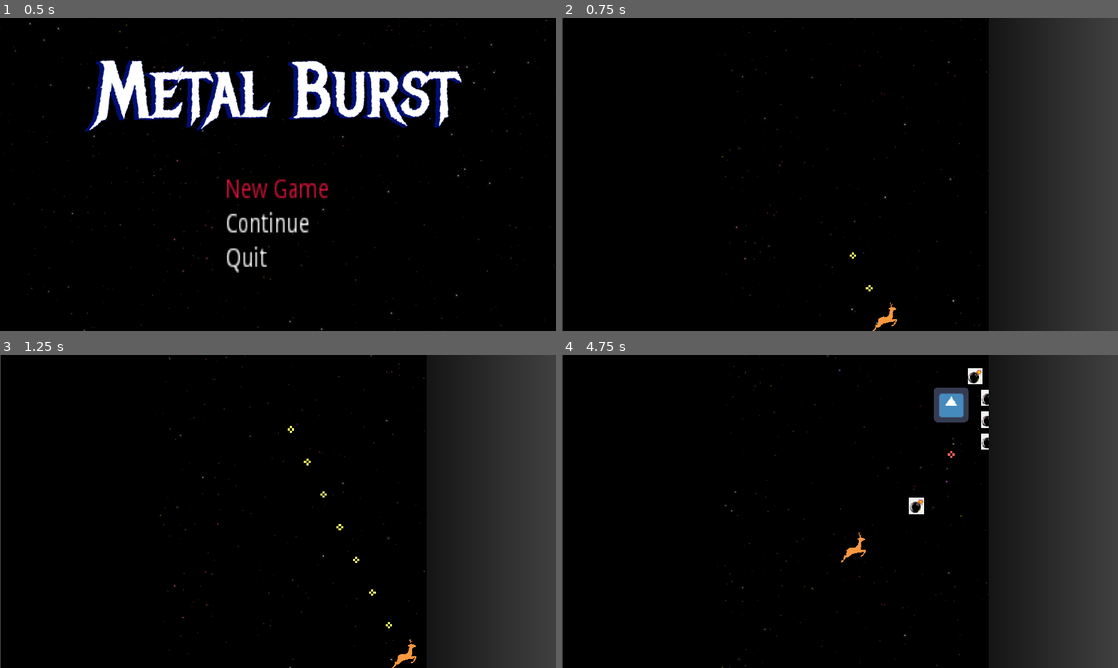
Above: before the commit, frames 1-4 (two rows, left to right).
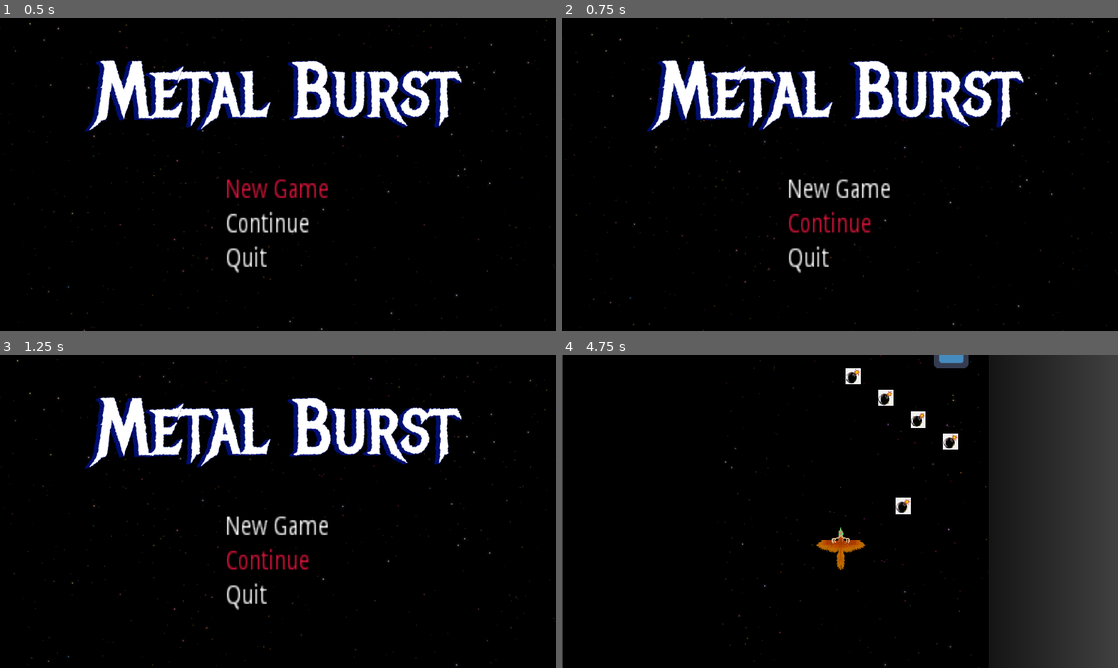
Above: after the commit, the same moments.

Repository: kyperbelt/MetalBurstPGJ
Game: Godot game, scene res://Screens/TitleScreen.tscn
The game is run twice, just before and just after one commit, with the same random seed, the same clock (stepped at 60 frames per second) and the same inputs. The engine's default icon, where the game draws it, is replaced by a stand-in: a white triangle on a blue panel in a dark square.
Inputs (mouse positions are in pixels of both pictures, inside the frame that each line leads up to):
- Up to frame 1 (0.5 s): no input
- Up to frame 2 (0.75 s): tap Enter (ui_accept) at 0.5 s; move the mouse to (962, 158) at 0.52 s; hold D (move_right) from 0.53 s (still down); hold Space (fire) from 0.53 s (still down)
- Up to frame 3 (1.25 s): keep holding D (move_right); keep holding Space (fire); tap Enter (ui_accept) at 0.77 s
- Up to frame 4 (4.75 s): move the mouse to (728, 527) at 1.27 s; release D (move_right) at 1.28 s; release Space (fire) at 1.28 s; hold S (move_down) 1.28-2.03 s; tap Shift (move_slower) at 1.35 s; tap Enter (ui_accept) at 1.52, 3.02, 3.77, 4.52 s; move the mouse to (895, 442) at 2.02 s; hold D (move_right) 2.03-2.78 s; hold X (player_bomb) 2.03-2.78 s; move the mouse to (812, 574) at 2.77 s; hold W (move_up) 2.78-3.53 s; tap Space (fire) at 2.85 s; move the mouse to (1006, 558) at 3.52 s; hold Shift (move_slower) 3.53-4.28 s; hold A (move_left) from 3.53 s (still down); move the mouse to (673, 464) at 4.27 s; tap X (player_bomb) at 4.35 s

Frame 1 is identical in both runs. In frame 2, 30% of the frame differs, in the area x 0-100%, y 0-100%; in frame 3, 30%; in frame 4, 2.5%.

Commit message:
Added Option Menu select audio
Added Menu selection audio to menu for when user pressed enter on a menu item; Title menu only at this time.

Diff:
--- a/MetalBurstGame/Objects/Player.tscn
+++ b/MetalBurstGame/Objects/Player.tscn
@@ -1,8 +1,9 @@
-[gd_scene load_steps=5 format=2]
+[gd_scene load_steps=6 format=2]
 
 [ext_resource path="res://Objects/Player.gd" type="Script" id=1]
 [ext_resource path="res://placeholder_assets/deer_placeholder.png" type="Texture" id=2]
 [ext_resource path="res://placeholder_assets/audio/playerShoot.wav" type="AudioStream" id=3]
+[ext_resource path="res://placeholder_assets/deer_chara/KritaTest2.png" type="Texture" id=4]
 
 [sub_resource type="CircleShape2D" id=1]
 
@@ -10,8 +11,14 @@
 script = ExtResource( 1 )
 
 [node name="Sprite" type="Sprite" parent="."]
+position = Vector2( 0, 7 )
+scale = Vector2( 0.134523, 0.134523 )
+texture = ExtResource( 4 )
+
+[node name="Sprite(Old)" type="Sprite" parent="."]
+visible = false
 position = Vector2( 0.173773, 0.935793 )
-scale = Vector2( 0.27557, 0.294843 )
+scale = Vector2( 0.28, 0.28 )
 texture = ExtResource( 2 )
 
 [node name="PlayerCollisionArea" type="Area2D" parent="."]
@@ -22,6 +29,7 @@
 
 [node name="PlayerBulletStreamPlayer" type="AudioStreamPlayer" parent="."]
 stream = ExtResource( 3 )
+pitch_scale = 3.0
 bus = "PlayerBulletBus"
 
 [node name="PlayerBombStreamPlayer" type="AudioStreamPlayer" parent="."]
--- a/MetalBurstGame/Screens/TitleScreen.gd
+++ b/MetalBurstGame/Screens/TitleScreen.gd
@@ -4,7 +4,6 @@
 # Declare member variables here. Examples:
 # var a = 2
 # var b = "text"
-
 
 # Called when the node enters the scene tree for the first time.
 func _ready():
@@ -13,6 +12,8 @@
 
 func selection_made(selection : int):
 	print("selected option %s " % selection)
+	$OptionsFocusAudioStreamPlayer.play()
+	yield(get_tree().create_timer(1.0), "timeout")
 	match selection:
 		0:
 			var result = get_tree().change_scene("res://Stages/TestStage.tscn")
--- a/MetalBurstGame/Screens/TitleScreen.tscn
+++ b/MetalBurstGame/Screens/TitleScreen.tscn
@@ -59,10 +59,9 @@
 stream = ExtResource( 6 )
 bus = "OptionsAudioBus"
 
-[node name="OptionsFocusAudioStreamPlayer" type="AudioStreamPlayer" parent="GuiLayer/OptionsMenu"]
+[node name="SpaceBackground" parent="." instance=ExtResource( 1 )]
+
+[node name="OptionsFocusAudioStreamPlayer" type="AudioStreamPlayer" parent="."]
 stream = ExtResource( 7 )
-
-[node name="SpaceBackground" parent="." instance=ExtResource( 1 )]
-[connection signal="mouse_entered" from="GuiLayer/OptionsMenu" to="GuiLayer/OptionsMenu" method="_on_OptionsMenu_mouse_entered"]
 [connection signal="selection_changed" from="GuiLayer/OptionsMenu" to="GuiLayer/OptionsMenu" method="_on_OptionsMenu_selection_changed"]
 [connection signal="selection_entered" from="GuiLayer/OptionsMenu" to="." method="selection_made"]
--- a/MetalBurstGame/systems/OptionsMenu.gd
+++ b/MetalBurstGame/systems/OptionsMenu.gd
@@ -67,5 +67,5 @@
 func _on_OptionsMenu_selection_changed():
 	$OptionsAudioStreamPlayer.play()
 
-func _on_OptionsMenu_mouse_entered():
-	$OptionsFocusAudioStreamPlayer.play()
+#func _on_OptionsMenu_selection_entered():
+#	$OptionsFocusAudioStreamPlayer.play()
Binary file added: MetalBurstGame/placeholder_assets/deer_chara/KritaTest2.png
Not shown, added: MetalBurstGame/placeholder_assets/deer_chara/KritaTest2.png.import
